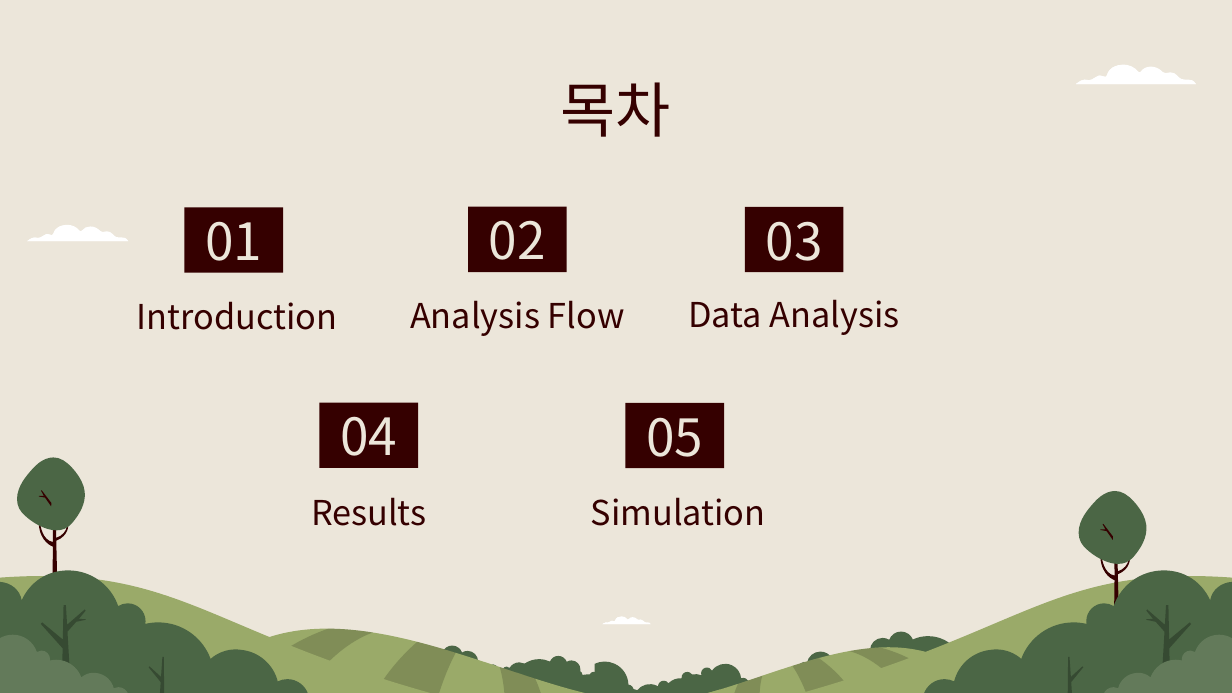
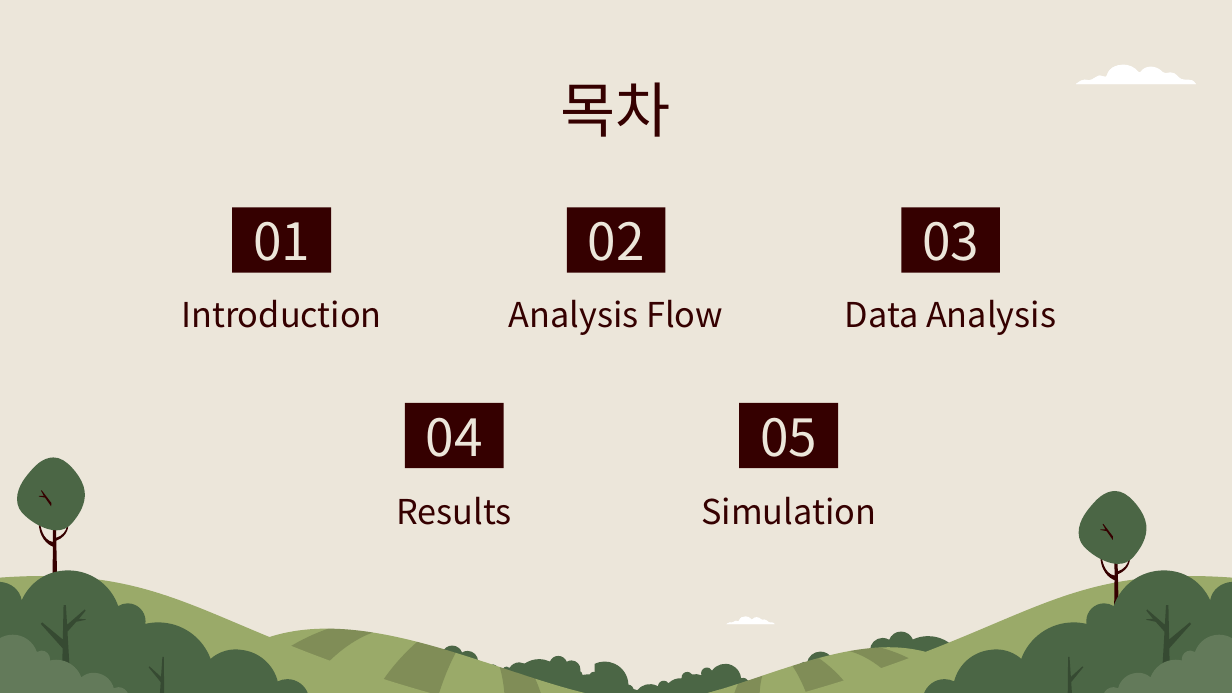
Before and after one commit to NamYoonJi/capstone-project-slides, a slide deck: slide 2 of week 12 mid progress report.pptx. Drawn at 1232x693 pixels with LibreOffice and Linux fonts; fonts in the diff are those of the drawing. Boxes give left, top, right and bottom in pixels: in the first picture for what was removed or moved away, otherwise in the second. Text is boxed around its words. In the diff, an @@ line names an element or a change of style, - is before the commit and + after.

```diff
--- a/week 12 mid progress report.pptx
+++ b/week 12 mid progress report.pptx
@@ title "01" moved from (x1=185, y1=207, x2=283, y2=272) to (x1=232, y1=207, x2=330, y2=272) @@
@@ title "02" moved from (x1=468, y1=207, x2=567, y2=272) to (x1=567, y1=207, x2=665, y2=272) @@
@@ title "03" moved from (x1=745, y1=207, x2=844, y2=272) to (x1=902, y1=207, x2=1000, y2=272) @@
@@ freeform shape removed at (x1=27, y1=224, x2=128, y2=240) @@
@@ freeform shape removed at (x1=27, y1=225, x2=128, y2=240) @@
@@ text "Introduction" moved from (x1=137, y1=301, x2=338, y2=330) to (x1=181, y1=299, x2=382, y2=328) @@
@@ text "Analysis Flow" moved from (x1=410, y1=300, x2=625, y2=336) to (x1=509, y1=299, x2=723, y2=335) @@
@@ text "Data Analysis" moved from (x1=688, y1=299, x2=900, y2=335) to (x1=845, y1=299, x2=1056, y2=335) @@
@@ title "04" moved from (x1=319, y1=403, x2=418, y2=468) to (x1=405, y1=403, x2=504, y2=468) @@
@@ rectangle "05" moved from (x1=626, y1=403, x2=724, y2=468) to (x1=739, y1=403, x2=838, y2=468) @@
@@ text "Results" moved from (x1=311, y1=497, x2=427, y2=526) to (x1=396, y1=496, x2=512, y2=525) @@
@@ text "Simulation" moved from (x1=591, y1=497, x2=766, y2=526) to (x1=701, y1=496, x2=876, y2=525) @@
@@ freeform shape moved from (x1=602, y1=616, x2=650, y2=623) to (x1=727, y1=616, x2=775, y2=623) @@
@@ freeform shape moved from (x1=602, y1=617, x2=650, y2=625) to (x1=727, y1=617, x2=775, y2=625) @@
```
Also in this commit, not shown: 9 other slides changed, 2 slides added, 1 slide removed.
